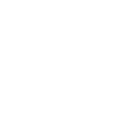
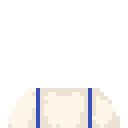
Layered file, before and after one edit (128×128). Changes by layer:
showed group "Body" (10 layers) over [left=8, top=88, right=120, bottom=128]
added layer "Leather Jacket" in group "Body" over [left=8, top=88, right=120, bottom=128]
